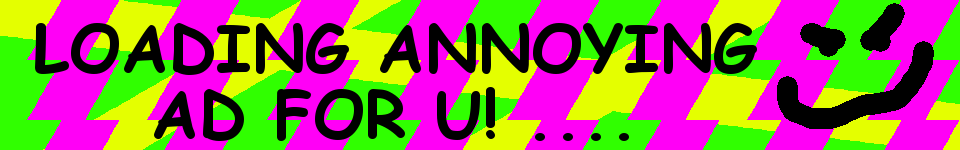
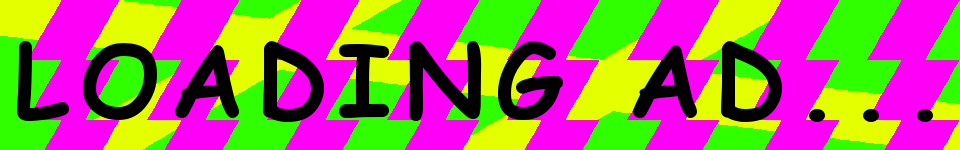
The second 960x150 image is a revision of the first. Changes to its layers:
renamed "Layer" to "LOADING AD...", painted on it over <box>17,3,934,129</box>
removed layer "LOADING ANNOYING AD FOR U! ......" over <box>35,23,757,141</box>
